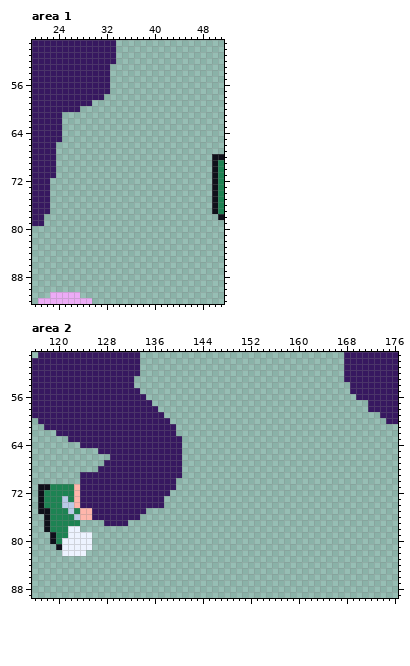
Edited in one commit: pixel-art file (Assets/Sprites/Personajes/personajePrincipal-Sheet.aseprite). Above, as it was before the edit.
400x180 pixels, 1 frame. Colours within 5 levels of each other are drawn and written as one. Shown: area 1: x 20..51, y 49..92; area 2: x 116..176, y 49..89. The commit also changed other parts of the picture, which this record leaves out.
Once edited:
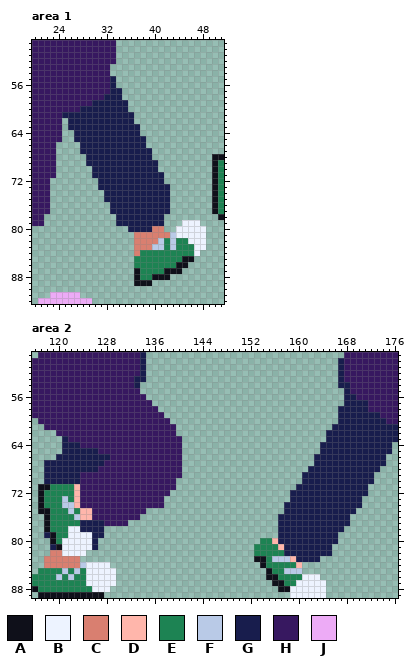
Palette (. is transparent): A #0f101a  B #edf3ff  C #d97f70  D #ffb6ab  E #1d8353  F #b9cae7  G #181d4d  H #371860  J #edabf6
Changes in this commit:
--- area 1
@@ x 20..51 @@
 54 HHHHHHHHHHHHH...................
-55 HHHHHHHHHHHHH...................
-56 HHHHHHHHHHHHH...................
-57 HHHHHHHHHHHHH...................
-58 HHHHHHHHHHHH....................
-59 HHHHHHHHHH......................
-60 HHHHHHHH........................
-61 HHHHH...........................
-62 HHHHH...........................
-63 HHHHH...........................
-64 HHHHH...........................
-65 HHHHH...........................
-66 HHHH............................
-67 HHHH............................
-68 HHHH..........................AA
-69 HHHH..........................AE
-70 HHHH..........................AE
-71 HHHH..........................AE
-72 HHH...........................AE
-73 HHH...........................AE
-74 HHH...........................AE
-75 HHH...........................AE
-76 HHH...........................AE
-77 HHH...........................AE
-78 HH.............................A
-79 HH..............................
-80 ................................
-81 ................................
-82 ................................
-83 ................................
-84 ................................
-85 ................................
-86 ................................
-87 ................................
-88 ................................
-89 ................................
+55 HHHHHHHHHHHHHG..................
+56 HHHHHHHHHHHHHG..................
+57 HHHHHHHHHHHHHGG.................
+58 HHHHHHHHHHHHGGG.................
+59 HHHHHHHHHHGGGGGG................
+60 HHHHHHHHGGGGGGGG................
+61 HHHHHGGGGGGGGGGGG...............
+62 HHHHH.GGGGGGGGGGG...............
+63 HHHHH.GGGGGGGGGGGG..............
+64 HHHHH..GGGGGGGGGGG..............
+65 HHHHH..GGGGGGGGGGGG.............
+66 HHHH....GGGGGGGGGGG.............
+67 HHHH....GGGGGGGGGGGG............
+68 HHHH.....GGGGGGGGGGG..........AA
+69 HHHH.....GGGGGGGGGGGG.........AE
+70 HHHH......GGGGGGGGGGG.........AE
+71 HHHH......GGGGGGGGGGGG........AE
+72 HHH........GGGGGGGGGGG........AE
+73 HHH........GGGGGGGGGGGG.......AE
+74 HHH.........GGGGGGGGGGG.......AE
+75 HHH.........GGGGGGGGGGG.......AE
+76 HHH..........GGGGGGGGGG.......AE
+77 HHH..........GGGGGGGGGG.......AE
+78 HH............GGGGGGGG.........A
+79 HH............GGGGGGGG...BBB....
+80 ................GGGGCC..BBBBB...
+81 .................CCCCCCFBBBBB...
+82 .................CCCCFEFEEBBB...
+83 .................CCCFFEFEEEBB...
+84 .................CEEEEEEEEEB....
+85 .................EEEEEEEEAA.....
+86 .................EEEEEEEAA......
+87 .................AEEEEAAA.......
+88 .................AEEAAA.........
+89 .................AAA............
 90 ................................
--- area 2
@@ x 116..176 @@
-49 .HHHHHHHHHHHHHHHHH..................................HHHHHHHHH
-50 HHHHHHHHHHHHHHHHHH..................................HHHHHHHHH
-51 HHHHHHHHHHHHHHHHHH..................................HHHHHHHHH
-52 HHHHHHHHHHHHHHHHHH..................................HHHHHHHHH
-53 HHHHHHHHHHHHHHHHH...................................HHHHHHHHH
-54 HHHHHHHHHHHHHHHHH....................................HHHHHHHH
-55 HHHHHHHHHHHHHHHHHH...................................HHHHHHHH
-56 HHHHHHHHHHHHHHHHHHH...................................HHHHHHH
-57 HHHHHHHHHHHHHHHHHHHH....................................HHHHH
-58 HHHHHHHHHHHHHHHHHHHHH...................................HHHHH
-59 HHHHHHHHHHHHHHHHHHHHHH....................................HHH
-60 .HHHHHHHHHHHHHHHHHHHHHH....................................HH
-61 ..HHHHHHHHHHHHHHHHHHHHHH.....................................
-62 ....HHHHHHHHHHHHHHHHHHHH.....................................
-63 ......HHHHHHHHHHHHHHHHHHH....................................
-64 ........HHHHHHHHHHHHHHHHH....................................
-65 ...........HHHHHHHHHHHHHH....................................
-66 .............HHHHHHHHHHHH....................................
-67 ............HHHHHHHHHHHHH....................................
-68 ...........HHHHHHHHHHHHHH....................................
-69 ........HHHHHHHHHHHHHHHHH....................................
-70 ........HHHHHHHHHHHHHHHH.....................................
-71 .AAEEEEDHHHHHHHHHHHHHHHH.....................................
-72 .AEEEEEDHHHHHHHHHHHHHHH......................................
-73 .AEEEFEDHHHHHHHHHHHHHH.......................................
-74 .AEEEFFDHHHHHHHHHHHHHH.......................................
-75 .AAEEEFEDDHHHHHHHHH..........................................
-76 ..AEEEEFDDHHHHHHHH...........................................
-77 ..AEEEEE....HHHH.............................................
-78 ..AEEEBB.....................................................
-79 ...AEEBBBB...................................................
-80 ...AEBBBBB...................................................
-81 ....ABBBBB...................................................
-82 .....BBBB....................................................
-83 .............................................................
-84 .............................................................
-85 .............................................................
-86 .............................................................
-87 .............................................................
-88 .............................................................
-89 .............................................................
+49 .HHHHHHHHHHHHHHHHHG.................................HHHHHHHHH
+50 HHHHHHHHHHHHHHHHHHG................................GHHHHHHHHH
+51 HHHHHHHHHHHHHHHHHHG................................GHHHHHHHHH
+52 HHHHHHHHHHHHHHHHHHG................................GHHHHHHHHH
+53 HHHHHHHHHHHHHHHHHGG................................GHHHHHHHHH
+54 HHHHHHHHHHHHHHHHHG.................................GGHHHHHHHH
+55 HHHHHHHHHHHHHHHHHH..................................GHHHHHHHH
+56 HHHHHHHHHHHHHHHHHHH.................................GGHHHHHHH
+57 HHHHHHHHHHHHHHHHHHHH................................GGGGHHHHH
+58 HHHHHHHHHHHHHHHHHHHHH..............................GGGGGHHHHH
+59 HHHHHHHHHHHHHHHHHHHHHH.............................GGGGGGGHHH
+60 .HHHHHHHHHHHHHHHHHHHHHH............................GGGGGGGGHH
+61 ..HHHHHHHHHHHHHHHHHHHHHH..........................GGGGGGGGGGG
+62 ....HHHHHHHHHHHHHHHHHHHH.........................GGGGGGGGGGGG
+63 .....GHHHHHHHHHHHHHHHHHHH........................GGGGGGGGGGGG
+64 .....GGGHHHHHHHHHHHHHHHHH.......................GGGGGGGGGGGG.
+65 .....GGGGGGHHHHHHHHHHHHHH.......................GGGGGGGGGGGG.
+66 ....GGGGGGGGGHHHHHHHHHHHH......................GGGGGGGGGGGG..
+67 ..GGGGGGGGGGHHHHHHHHHHHHH......................GGGGGGGGGGGG..
+68 ..GGGGGGGGGHHHHHHHHHHHHHH.....................GGGGGGGGGGGG...
+69 ..GGGGGGHHHHHHHHHHHHHHHHH....................GGGGGGGGGGGG....
+70 ..GGGGGGHHHHHHHHHHHHHHHH.....................GGGGGGGGGGGG....
+71 .AAEEEEDHHHHHHHHHHHHHHHH....................GGGGGGGGGGGG.....
+72 .AEEEEEDHHHHHHHHHHHHHHH....................GGGGGGGGGGGGG.....
+73 .AEEEFEDHHHHHHHHHHHHHH.....................GGGGGGGGGGGG......
+74 .AEEEFFDHHHHHHHHHHHHHH....................GGGGGGGGGGGGG......
+75 .AAEEEFEDDHHHHHHHHH.......................GGGGGGGGGGGG.......
+76 ..AEEEEFDDHHHHHHHH.......................GGGGGGGGGGGG........
+77 ..AEEEEEGGGGHHHH.........................GGGGGGGGGGGG........
+78 ..AEEEBBGGGG.............................GGGGGGGGGGG.........
+79 ..GAEEBBBBGG.............................GGGGGGGGGG..........
+80 ...AEBBBBBG...........................EEDGGGGGGGGGG..........
+81 ...GABBBBBG..........................EEEEDGGGGGGGG...........
+82 ...CCBBBB............................EEEEEGGGGGGGG...........
+83 ..CCCCCC.............................AAEFFFDGGGG.............
+84 ..CCCCCCFBBBB.........................AEEEEED................
+85 .EEEEFEFEBBBBB.........................AEEFFF................
+86 EEEEFEFEEBBBBB.........................AAEEEEBBB.............
+87 EEEEEEEEEBBBBB..........................AAEEBBBBB............
+88 AEEEEEEEEEBBB............................AABBBBBB............
+89 .AAAAAAAAAAA...............................BBBBBB............
Where, in picture pixels (left, top, right, bottom), the same in both pictures:
added: (62, 76, 206, 286)
added: (134, 352, 146, 388)
added: (254, 358, 398, 598)
added: (44, 436, 110, 484)
added: (32, 520, 116, 598)
